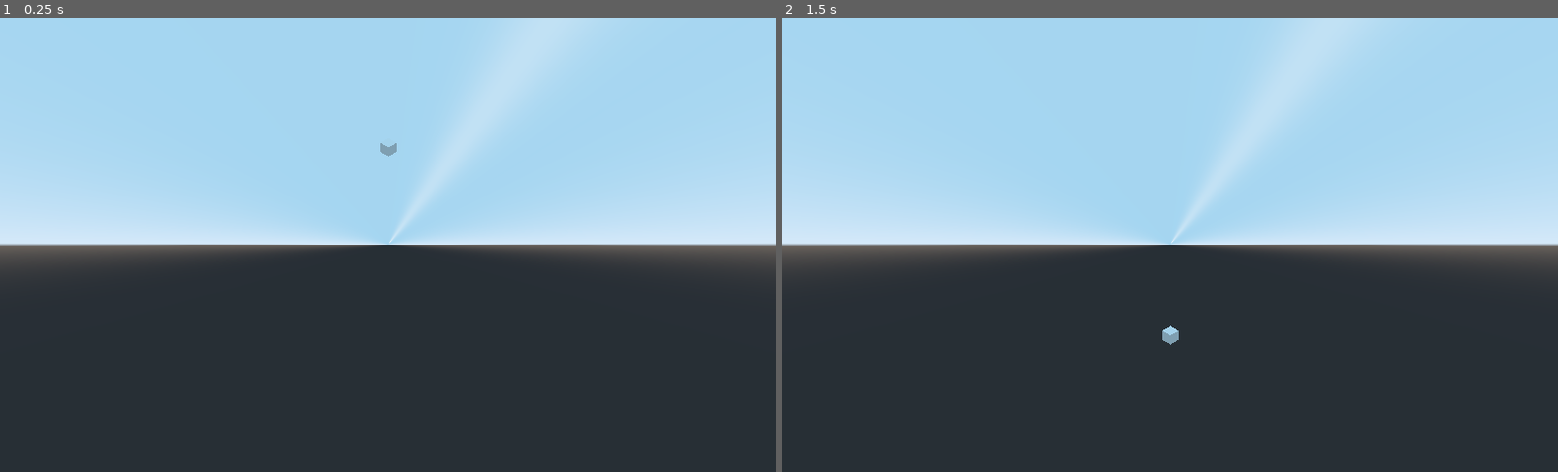
Above: before the commit, frames 1-2 (left to right).
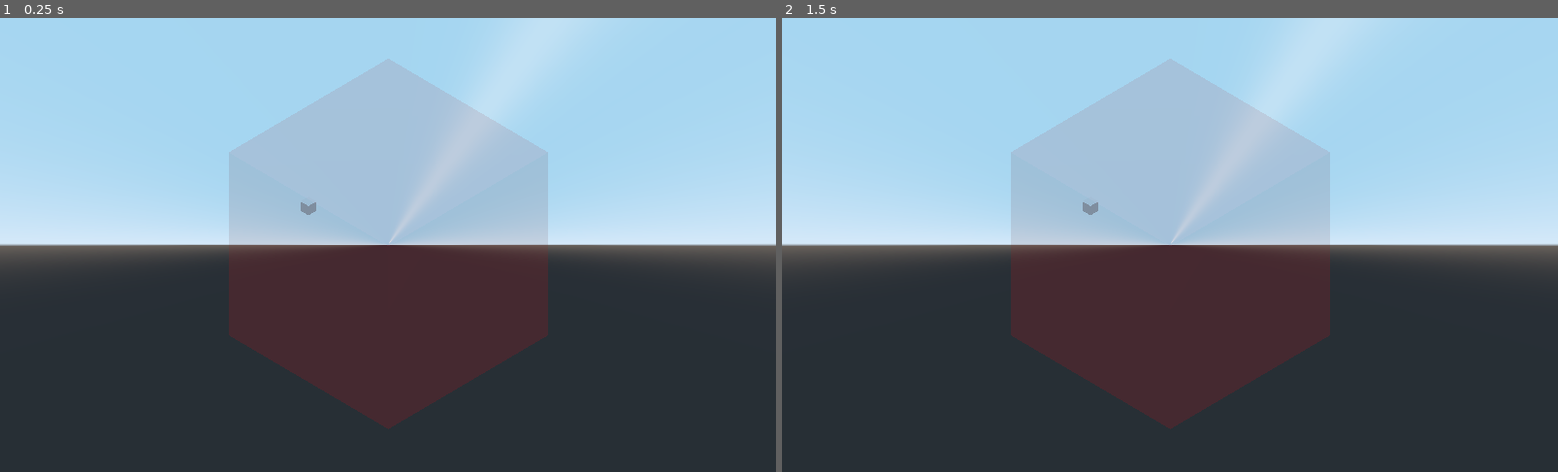
Above: after the commit, the same moments.

Repository: fl0wo/enter-the-cube
Game: Godot game, scene res://Planet1.tscn
Two runs of this game, one before a commit and one after it. Both use one fixed random seed, a clock stepped at 60 frames per second and the inputs below.
Inputs (mouse positions are in pixels of both pictures, inside the frame that each line leads up to):
- Up to frame 1 (0.25 s): no input
- Up to frame 2 (1.5 s): tap Enter at 0.5 s; move the mouse to (1340, 222) at 0.52 s; click (1340, 222) at 0.67 s; tap Space at 1.25 s; move the mouse to (1014, 267) at 1.27 s; click (1014, 267) at 1.42 s

The runs differ from the first frame. In frame 1, 13% of the frame differs, in the area x 29-71%, y 27-91%; in frame 2, 13%.
Error before the commit: Invalid type in function 'move_player' in base 'Node (WorldModelGenerator.gd)'. Cannot convert argument 1 from Nil to Vector2.

Commit message:
Add files via upload

Diff:
--- a/Planet1.tscn
+++ b/Planet1.tscn
@@ -8,7 +8,7 @@
 onready var gen = preload(\"res://map/WorldModelGenerator.gd\")
 var map;
 var player;
-var direction;
+
 # Called when the node enters the scene tree for the first time.
 func _ready():
 	map = gen.new();
@@ -16,6 +16,7 @@
 	player = get_child(0)
 	print('Ciao')
 	print(map.world_data)
+	update_player_position()
 
 
 func _input(ev):
@@ -25,19 +26,30 @@
 	#	print('Player moved:',player.translation)
 	if(ev is InputEventKey):
 		if Input.is_action_pressed(\"ui_right\"):
-			direction = Vector2(-1, 0)
+			map.move_player(\"right\")
+
 		if Input.is_action_pressed(\"ui_left\"):
-			direction = Vector2(1, 0)
+			map.move_player(\"left\")
+
 		if Input.is_action_pressed(\"ui_up\"):
-			direction = Vector2(0, -1)
+			map.move_player(\"up\")
+
 		if Input.is_action_pressed(\"ui_down\"):
-			direction = Vector2(0, 1)
-		map.move_player(direction)
-		player.translation = map.get_player_world_position()
+			map.move_player(\"down\")
+
+		update_player_position()
 		print('Player moved:',player.translation)
-	direction = Vector2.ZERO
+
+func update_player_position():
+	player.translation = map.get_player_world_position()
 
 "
+
+[sub_resource type="SpatialMaterial" id=2]
+flags_transparent = true
+albedo_color = Color( 1, 0, 0, 0.211765 )
+roughness = 0.18
+roughness_texture_channel = 1
 
 [node name="Space" type="Spatial"]
 
@@ -67,9 +79,10 @@
 depth = 1.0
 
 [node name="Shape" type="CSGBox" parent="World"]
-visible = false
+transform = Transform( 1, 0, 0, 0, 1, 0, 0, 0, 1, 0, 0, 0 )
 width = 20.0
 height = 20.0
 depth = 20.0
+material = SubResource( 2 )
 
 [node name="Tween" type="Tween" parent="World"]
--- a/map/WorldModelGenerator.gd
+++ b/map/WorldModelGenerator.gd
@@ -1,68 +1,142 @@
 extends Node
-
 class_name WorldModelGenerator
-
-# Public fields
 export(int) var WORLD_SIZE = 20
-
-# Constants for the world size
 const CELL_SIZE = 1
-
-# Data structure to hold world information
-var world_data := []
 
 # Player position
 var player_position := Vector3()
 
+# Each cell tells what it contains 0 nothing 1 the player
+var world_data := []
+
+# Each cell contains 4 x Vector3(dx,dy,dz)
+#
+#       up : Vector3(dx,dy,dz)
+#		down: Vector3(dx,dy,dz)
+#       left: Vector3(dx,dy,dz)
+#       right: Vector3(dx,dy,dz)
+
+# Each one of those  vector3 tells you IN WHAT CELL you should move the player
+# if the player wants to go "up", "down", "left" or "right".
+# For the cells in the border of a face of a cube, should move you in the right face.
+
+var graph_data := []
+
 func initWorld():
-	# Initialize the world data structure
+	# Initialize the graph_data structure
 	for face in range(6):
-		world_data.append([])
+		graph_data.append([])
 		for i in range(WORLD_SIZE):
-			world_data[face].append([])
+			graph_data[face].append([])
 			for j in range(WORLD_SIZE):
-				world_data[face][i].append(0)
+
+				graph_data[face][i].append([])
+				# Build the up, down, left, and right vectors
+				var up = Vector3(face,i-1, j)
+				var down = Vector3(face,i+1, j)
+				var left = Vector3(face,i, j-1)
+				var right = Vector3(face,i, j+1)
+
+				graph_data[face][i][j] = {
+					"up": up,
+					"down": down,
+					"left": left,
+					"right": right
+				}
+
+
+	# Update the edges of the cube
+
+
+	# Edge 1: Face 0-2
+	for i in range(WORLD_SIZE):
+		graph_data[0][i][0]["left"] = Vector3(2,0,i)
+		graph_data[2][0][i]["up"] = Vector3(0,i,0)
+
+	# Edge 2: Face 0-4
+	for i in range(WORLD_SIZE):
+		graph_data[0][i][WORLD_SIZE-1]["right"] = Vector3(4,0,i)
+		graph_data[4][0][i]["up"] = Vector3(0,i,WORLD_SIZE-1)
+
+	# Edge 3: Face 2-1
+	for i in range(WORLD_SIZE):
+		graph_data[2][WORLD_SIZE-1][i]["down"] = Vector3(1,i,0)
+		graph_data[1][i][0]["left"] = Vector3(2,WORLD_SIZE-1,i)
+
+	# Edge 4: Face 2-3
+	for i in range(WORLD_SIZE):
+		graph_data[2][i][WORLD_SIZE-1]["right"] = Vector3(3,i,0)
+		graph_data[3][i][0]["left"] = Vector3(2,i,WORLD_SIZE-1)
+
+	# Edge 5: Face 4-1
+	for i in range(WORLD_SIZE):
+		graph_data[4][WORLD_SIZE-1][i]["down"] = Vector3(1,i,WORLD_SIZE-1)
+		graph_data[1][i][WORLD_SIZE-1]["right"] = Vector3(4,WORLD_SIZE-1,i)
+
+
+	# Edge 6: Face 4-3
+	for i in range(WORLD_SIZE):
+		graph_data[4][i][WORLD_SIZE-1]["right"] = Vector3(3,i,WORLD_SIZE-1)
+		graph_data[3][i][WORLD_SIZE-1]["right"] = Vector3(4,i,WORLD_SIZE-1)
+
+	# Edge 7: Face 5-2
+	for i in range(WORLD_SIZE):
+		graph_data[5][i][0]["left"] = Vector3(2,i,0)
+		graph_data[2][i][0]["left"] = Vector3(5,i,0)
+
+	# Edge 8: Face 5-4
+	for i in range(WORLD_SIZE):
+		graph_data[5][i][WORLD_SIZE-1]["right"] = Vector3(4,i,0)
+		graph_data[4][i][0]["left"] = Vector3(5,i,WORLD_SIZE-1)
+
+	#Edge 9: Face 5-0
+	for i in range(WORLD_SIZE):
+		graph_data[5][0][i]["up"] = Vector3(0,0,i)
+		graph_data[0][0][i]["up"] = Vector3(5,0,i)
+
+	#Edge 10: Face 5-1
+	for i in range(WORLD_SIZE):
+		graph_data[5][WORLD_SIZE-1][i]["down"] = Vector3(1,0,i)
+		graph_data[1][0][i]["up"] = Vector3(5,WORLD_SIZE-1,i)
+
+	#Edge 11: Face 0-3
+	for i in range(WORLD_SIZE):
+		graph_data[0][WORLD_SIZE-1][i]["down"] = Vector3(3,0,i)
+		graph_data[3][0][i]["up"] = Vector3(0,WORLD_SIZE-1,i)
+
+	#Edge 12: Face 1-3
+	for i in range(WORLD_SIZE):
+		graph_data[1][WORLD_SIZE-1][i]["down"] = Vector3(3,WORLD_SIZE-1,i)
+		graph_data[3][WORLD_SIZE-1][i]["down"] = Vector3(1,WORLD_SIZE-1,i)
 
 	# Set the initial player position
-	player_position = Vector3(WORLD_SIZE / 2, WORLD_SIZE / 2, 0)
-
-func move_player(direction: Vector2) -> bool:
-	# Calculate the new player position
-	var new_position = player_position + Vector3(direction.x, direction.y, 0)
-
-	# Check if the new position is within the world bounds
-	if is_position_valid(new_position):
-		# Update the player position
-		player_position = new_position
-
-		# Check if the player reached a face boundary
-		if player_position.x < 0:
-			shift_player(Vector3(WORLD_SIZE - 1, 0, 0))
-		elif player_position.x >= WORLD_SIZE:
-			shift_player(Vector3(-WORLD_SIZE + 1, 0, 0))
-		elif player_position.y < 0:
-			shift_player(Vector3(0, WORLD_SIZE - 1, 0))
-		elif player_position.y >= WORLD_SIZE:
-			shift_player(Vector3(0, -WORLD_SIZE + 1, 0))
-		elif player_position.z < 0:
-			shift_player(Vector3(0, 0, WORLD_SIZE - 1))
-		elif player_position.z >= WORLD_SIZE:
-			shift_player(Vector3(0, 0, -WORLD_SIZE + 1))
-
-		return true
-
-	return false
-
-func shift_player(shift: Vector3):
-	# Calculate the current face index
-	var current_face = get_player_world_face_index()
-
-	# Update the player position by shifting it
-	player_position += shift
-
-	# Calculate the new face index
-	var new_face = get_player_world_face_index()
-
+	player_position = Vector3(
+		5,
+		WORLD_SIZE / 2,
+		WORLD_SIZE / 2
+	)
+
+
+func move_player(direction: String) -> bool:
+	print('Player model at',player_position)
+
+	# Get the current cell of the player
+	var current_cell = graph_data[int(player_position.x)][int(player_position.y)][int(player_position.z)]
+
+	# Check the direction and update the player's position
+	if direction == "up":
+		player_position = current_cell["up"]
+	elif direction == "down":
+		player_position = current_cell["down"]
+	elif direction == "left":
+		player_position = current_cell["left"]
+	elif direction == "right":
+		player_position = current_cell["right"]
+	else:
+		# Invalid direction
+		return false
+
+	return true
 
 
 func is_position_valid(position: Vector3) -> bool:
@@ -76,32 +150,56 @@
 func get_player_world_position() -> Vector3:
 	# Calculate the face index based on the player's position
 	var face = get_player_world_face_index()
-	# Calculate the player's position within the face
-	var i = player_position.x
-	var j = player_position.y
-	var k = player_position.z
-
-	# Calculate the 3D position in the game world
-	var world_position = Vector3()
-	world_position.x = (j - WORLD_SIZE / 2) * CELL_SIZE
-	world_position.y = (k - WORLD_SIZE / 2) * CELL_SIZE
-	world_position.z = (i - WORLD_SIZE / 2) * CELL_SIZE
-
-	return world_position
+	var row = int(player_position.y)
+	var col = int(player_position.z)
+	# Calculate the position of the player in the world (as x, y, z coordinates)
+	# The center of the world is in the origin 0,0,0
+	if(face == 0):
+		return Vector3(
+			row - WORLD_SIZE/2,
+			WORLD_SIZE / 2,
+			-col + WORLD_SIZE/2 - CELL_SIZE
+		)
+
+	if(face == 1):
+		return Vector3(
+			row - WORLD_SIZE/2,
+			- WORLD_SIZE / 2,
+			-col + WORLD_SIZE/2
+		)
+
+	if(face == 2):
+		return Vector3(
+			col - WORLD_SIZE/2, # colonna
+			-row + WORLD_SIZE/2 - CELL_SIZE, # riga
+			+WORLD_SIZE/2 # fissa
+		)
+
+	if(face == 4):
+		return Vector3(
+			col - WORLD_SIZE/2, # colonna
+			-row + WORLD_SIZE/2 - CELL_SIZE, # riga
+			-WORLD_SIZE/2 # fissa
+		)
+
+
+	if(face == 3):
+		return Vector3(
+			+WORLD_SIZE/2, # fissa
+			-row + WORLD_SIZE/2 - CELL_SIZE, # riga
+			-col + WORLD_SIZE/2 # colonna
+		)
+
+
+	if(face == 5):
+		return Vector3(
+			-WORLD_SIZE/2, # fissa
+			-row + WORLD_SIZE/2 - CELL_SIZE, # riga
+			-col + WORLD_SIZE/2 # colonna
+		)
+	return Vector3.ZERO
 
 # You can add more functions to modify the world data or perform other actions based on the player's position.
 
 func get_player_world_face_index() -> int:
-	if player_position.x == WORLD_SIZE - 1:
-		return 0
-	elif player_position.x == 0:
-		return 1
-	elif player_position.y == WORLD_SIZE - 1:
-		return 2
-	elif player_position.y == 0:
-		return 3
-	elif player_position.z == WORLD_SIZE - 1:
-		return 4
-	elif player_position.z == 0:
-		return 5
-	return -1
+	return int(player_position.x)
Not shown: 1 places in Planet1.tscn that only renumber resources
